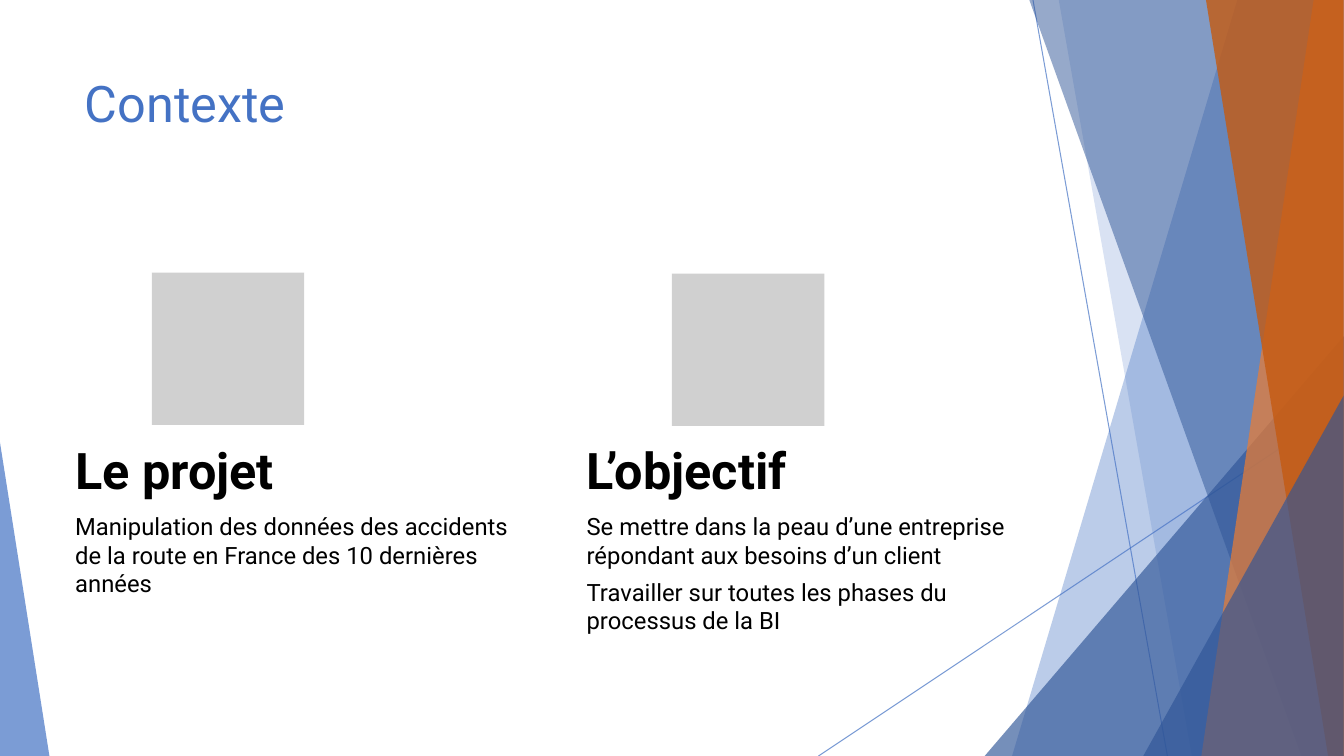
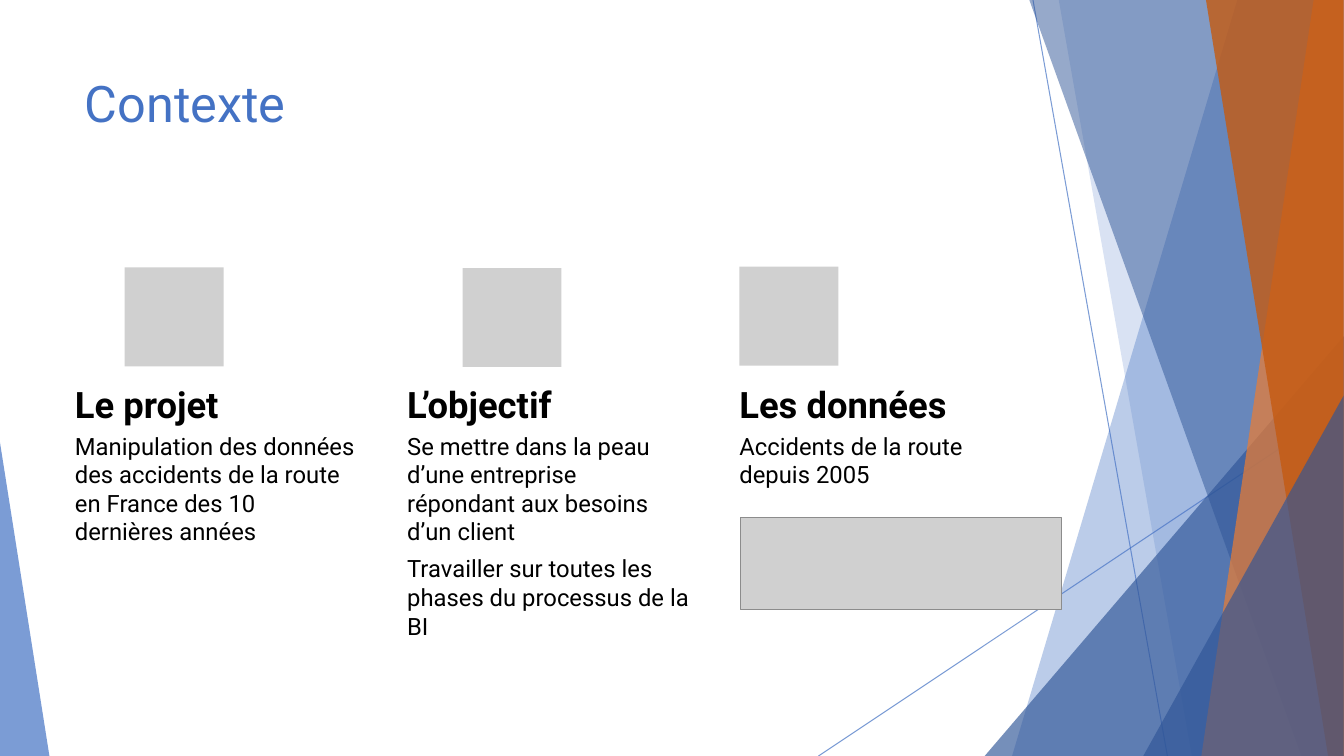
Before and after one commit to ThomasGille/Projet-BI, a slide deck: slide 3 of Ressources/Soutenance Projet-BI.pptx. Drawn at 1344x756 pixels with LibreOffice and Linux fonts; fonts in the diff are those of the drawing; grey boxes stand for pictures. Boxes give left, top, right and bottom in pixels: in the first picture for what was removed or moved away, otherwise in the second. Text is boxed around its words. In the diff, an @@ line names an element or a change of style, - is before the commit and + after.

```diff
--- a/Ressources/Soutenance Projet-BI.pptx
+++ b/Ressources/Soutenance Projet-BI.pptx
@@ picture: place and size @@
-picture at [673,273,825,425]
+picture at [463,268,562,367]
@@ picture removed at [152,272,304,424] @@
@@ text "Le projet": place and size @@
-text "Le projet" at [75,451,274,500]
+text "Le projet" at [75,391,218,426]
@@ text "Le projet" at [75,391,218,426]: size 36 to 26 pt; less space between paragraphs @@
@@ text "L’objectif" at [407,390,552,426]: size 36 to 26 pt; less space between paragraphs @@
@@ text "L’objectif": place and size @@
-text "L’objectif" at [587,450,787,500]
+text "L’objectif" at [407,390,552,426]
@@ text "Manipulation des données des accidents ..." rewrapped from [75,517,508,593] to [75,437,354,541] @@
@@ text "Se mettre dans la peau ..." rewrapped from [587,517,1004,634] to [407,437,689,635] @@
@@ group added at [125,267,963,488]: 2 pictures, 2 texts @@
+Les données
+Accidents de la route depuis 2005
@@ picture added at [741,518,1062,610] @@
```
Also in this commit, not shown: 4 other slides changed, 8 slides added, 1 slide removed, 4 other files.
